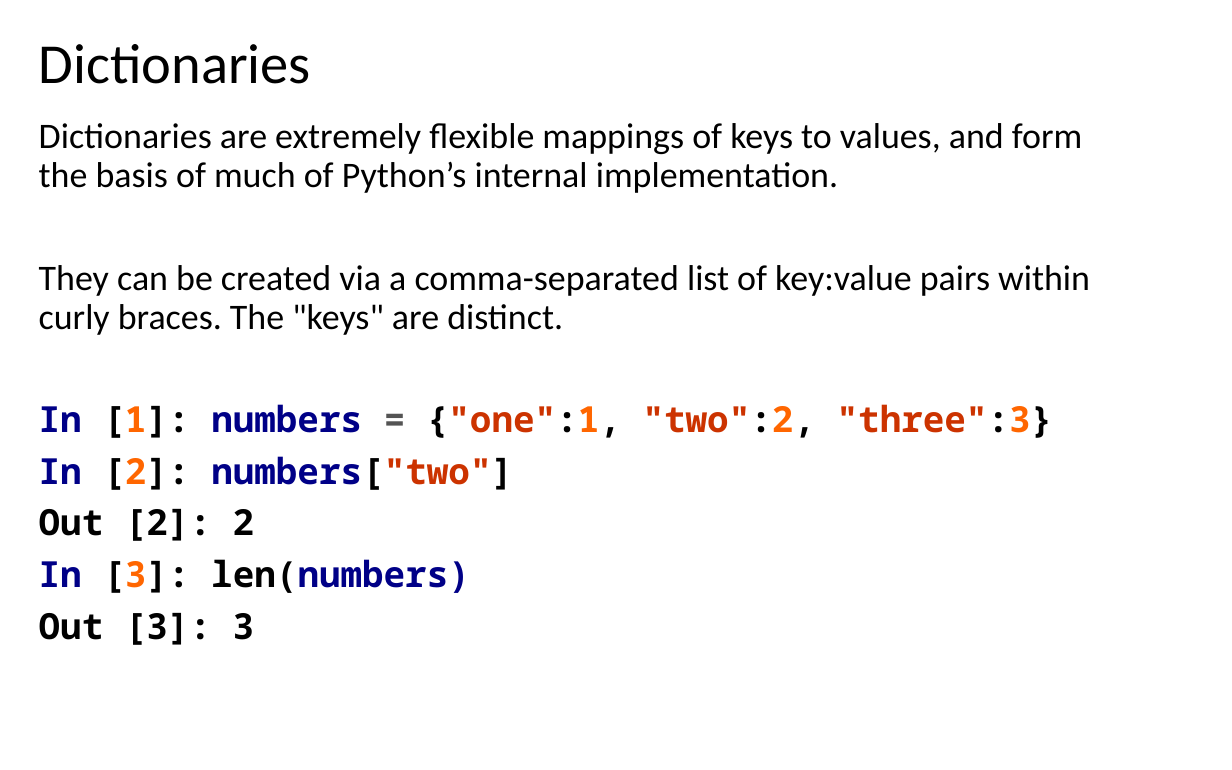
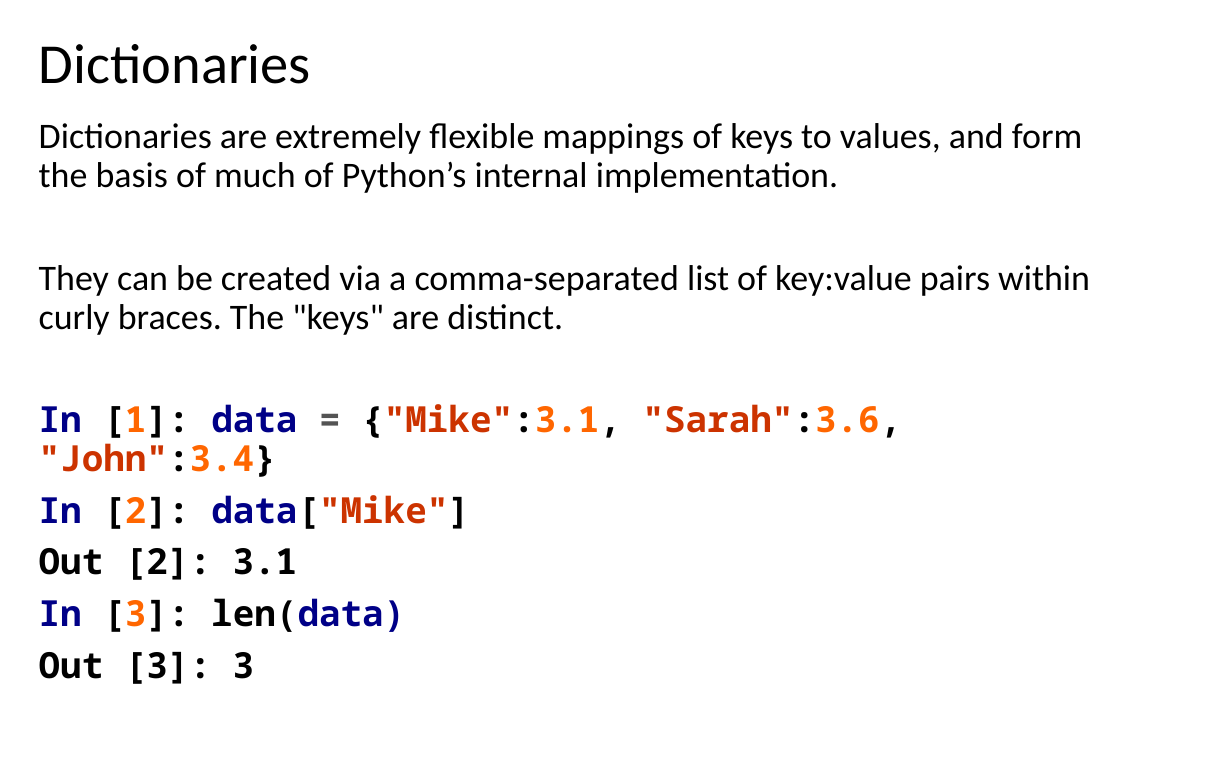
Before and after one commit to LongBaoNguyen/longbaonguyen.github.io, a slide deck: slide 17 of courses/apcsp/lect9.pptx. Drawn at 1232x770 pixels with LibreOffice and Linux fonts; fonts in the diff are those of the drawing. Boxes give left, top, right and bottom in pixels: in the first picture for what was removed or moved away, otherwise in the second. Text is boxed around its words. In the diff, an @@ line names an element or a change of style, - is before the commit and + after.

```diff
--- a/courses/apcsp/lect9.pptx
+++ b/courses/apcsp/lect9.pptx
@@ text at [39,404,902,632]: text changed @@
-In [1]: numbers = {"one":1, "two":2, "three":3}
-In [2]: numbers["two"]
-Out [2]: 2
-In [3]: len(numbers)
+In [1]: data = {"Mike":3.1, "Sarah":3.6, "John":3.4}
+In [2]: data["Mike"]
+Out [2]: 3.1
+In [3]: len(data)
```
Also in this commit, not shown: 7 other slides changed, 38 other files.
